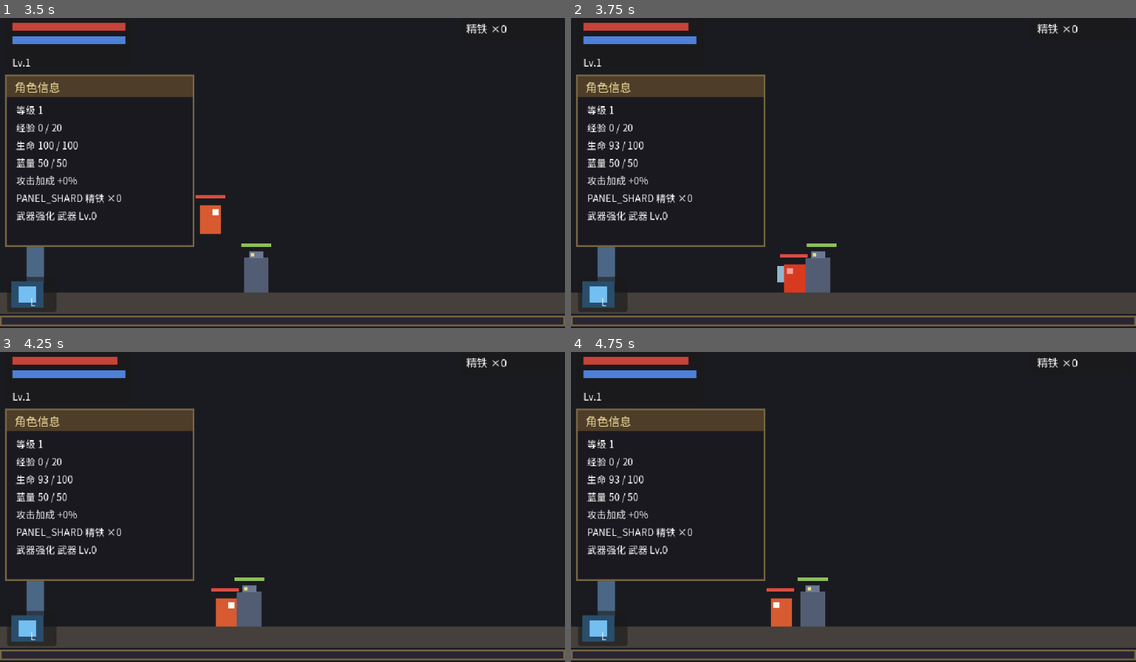
Above: before the commit, frames 1-4 (two rows, left to right).
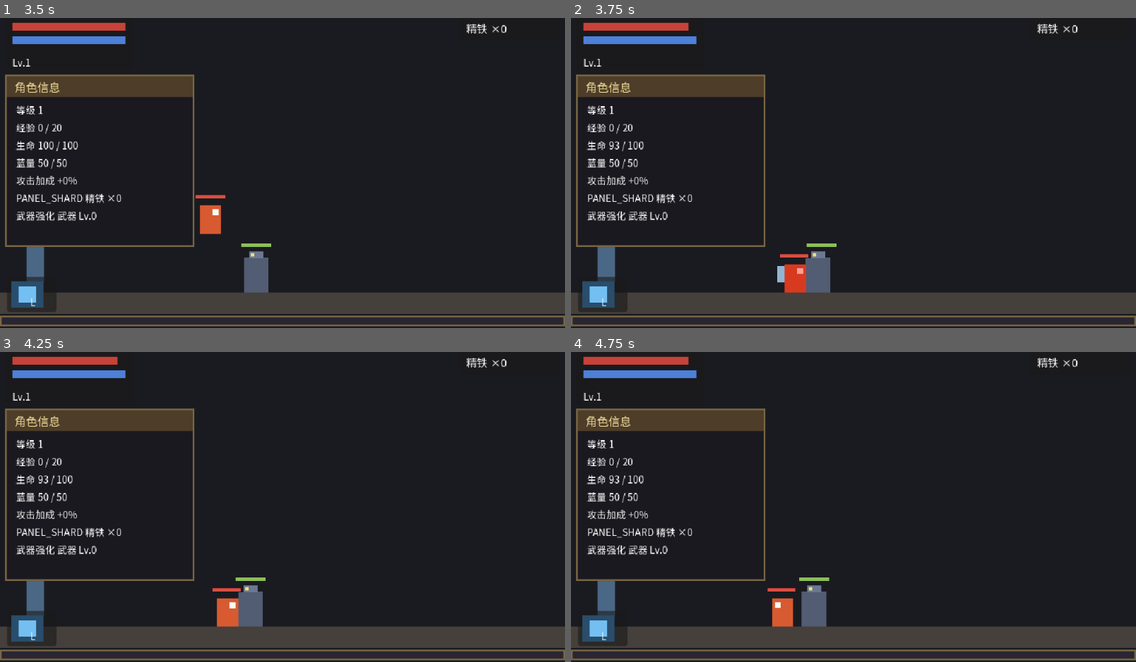
Above: after the commit, the same moments.

Repository: aachean/bailian
Game: Godot game, scene res://scenes/stages/level_1.tscn
The game is run twice, just before and just after one commit, with the same random seed, the same clock (stepped at 60 frames per second) and the same inputs. This scene is started directly instead of the project's main scene.
Inputs (mouse positions are in pixels of both pictures, inside the frame that each line leads up to):
- Up to frame 1 (3.5 s): move the mouse to (406, 154) at 0.52 s; hold D (move_right) 0.53-2.03 s; tap J (attack) at 0.6, 1.35, 2.3, 3.05 s; click (406, 154) at 0.67 s; tap Space (jump) at 0.77, 1.52, 3.02 s; move the mouse to (169, 185) at 1.27 s; move the mouse to (339, 98) at 2.02 s; hold A (move_left) 2.03-2.78 s; tap K (dodge) at 2.1 s; move the mouse to (254, 231) at 2.77 s; hold D (move_right) from 2.78 s (still down); tap C (panel) at 2.85 s; click (254, 231) at 2.92 s
- Up to frame 2 (3.75 s): keep holding D (move_right); move the mouse to (1023, 216) at 3.52 s; tap J (attack) at 3.6 s
- Up to frame 3 (4.25 s): keep holding D (move_right); tap Space (jump) at 3.77 s
- Up to frame 4 (4.75 s): move the mouse to (684, 457) at 4.27 s; release D (move_right) at 4.28 s; hold A (move_left) from 4.28 s (still down); tap J (attack) at 4.35 s; tap Space (jump) at 4.52 s

Frame 1 is identical in both runs. In frame 2, less than 0.1% of the frame differs, in the area x 37-43%, y 76-89%; in frame 3, 0.1%; in frame 4, 0.2%, in the area x 34-46%, y 72-89%.

Commit message:
fix(combat): 挨打转向 + 打断确认 + 掷矛手射速设防
用户实测：被打时人物朝向翻到反方向（背对敌人）；远程怪射速快、
被命中一次就再也无法正常反打。

- 朝向根因：_update_facing 每帧按速度翻朝向，击退速度指向远离攻击者
  的一侧 → 挨打后背对敌人。修：受击瞬间 _facing 转向攻击者
  （造梦西游式：挨打后面向打你的人准备还手），HURT/DEAD 期间锁定
  朝向不随速度翻转；击退衰减加速到硬直内走完，回 FREE 后不残留翻转
- 掷矛手射速根因：_aim 不检查冷却，扔完下一帧又 AIM，实际 0.5 秒
  一支矛、冷却字段形同虚设。修：冷却没好不进瞄准（在巡逻里踱步）；
  数值同步调整：冷却 90→150 帧、蓄力 22→30 帧、矛速 260→240
- 打断确认：出招中挨打 → 硬直、按键无效（造梦西游式），已有行为
  补上 #14 断言钉死
- test_m4 扩到 15 条：#13 朝向锁定、#14 打断、#15 射速节奏
  （两矛间隔 ≥140 帧）
- 教训复现：同一文件并行 Edit 互相覆盖再次发生（player.gd 三处只
  落盘一处、spearman.gd 两处只落盘一处）——本次改回串行后全绿

Diff:
--- a/data/enemies/spearman.tres
+++ b/data/enemies/spearman.tres
@@ -15,10 +15,10 @@
 aggro_range = 220.0
 deaggro_range = 320.0
 attack_range = 40.0
-attack_cooldown_frames = 90
+attack_cooldown_frames = 150
 exp_reward = 12
 drop_shards = 2
 attack_skill = null
-projectile_speed = 260.0
+projectile_speed = 240.0
 projectile_damage = 7
 projectile_life = 1.6
--- a/scripts/characters/player.gd
+++ b/scripts/characters/player.gd
@@ -325,7 +325,8 @@
 func _hurt_process(delta: float) -> void:
 	_apply_gravity(delta)
 	_state_frame += 1
-	velocity.x = move_toward(velocity.x, 0.0, max_speed * 3.0 * delta)
+	# 击退衰减要在硬直内走完：否则回到 FREE 后残余速度会把朝向又翻过去
+	velocity.x = move_toward(velocity.x, 0.0, max_speed * 6.0 * delta)
 	if _state_frame >= hurt_stun_frames:
 		_end_action()
 
@@ -424,6 +425,12 @@
 
 
 func _update_facing() -> void:
+	# HURT / DEAD 期间朝向锁定。击退的速度指向「远离攻击者」的一侧，
+	# 如果照常按速度翻朝向，挨打后会变成背对敌人 —— 反打方向全反（用户实测）。
+	# 造梦西游的规则：挨打后面向打你的人，正好准备还手。
+	if state == State.HURT or state == State.DEAD:
+		_visuals.scale.x = float(_facing)
+		return
 	# 只在真正有横向速度时更新朝向。
 	# 这样"停下来"的那一刻会保留上一次的朝向，而不是弹回默认的右侧。
 	if not is_zero_approx(velocity.x):
@@ -626,6 +633,8 @@
 	_state_frame = 0
 	var sign_dir := 1 if dir > 0 else (-1 if dir < 0 else -_facing)
 	velocity.x = hurt_knockback * float(sign_dir)
+	# 面朝打你的人（不是背对他）：击退往反方向推，但脸要转回来准备还手
+	_facing = -sign_dir
 	_hurt_flash = 1.0
 
 
--- a/scripts/enemies/spearman.gd
+++ b/scripts/enemies/spearman.gd
@@ -18,7 +18,7 @@
 const RECOIL_KICK := 420.0
 
 ## 蓄力帧数：从面向玩家到矛出手。玩家靠这几帧反应
-const AIM_FRAMES := 22
+const AIM_FRAMES := 30
 
 @export_group("数值")
 @export var data: EnemyData
@@ -118,7 +118,9 @@
 
 func _patrol() -> void:
 	var player := _player()
-	if player != null and _dist(player) <= data.aggro_range:
+	# 冷却没好不许进瞄准 —— 不设防的话扔完下一帧又 AIM，
+	# 实际射速 = 蓄力 30 帧（0.5 秒一支矛），冷却字段完全失效（用户实测「射速快」）
+	if player != null and _dist(player) <= data.aggro_range and _cooldown <= 0:
 		_enter(State.AIM)
 		return
 	var lo := _home_x - data.patrol_range * 0.5
--- a/tests/test_m4.gd
+++ b/tests/test_m4.gd
@@ -39,6 +39,9 @@
 	await _t10_level_up_feedback()
 	await _t11_exp_bar_moves_on_kill()
 	await _t12_pause_menu_saves()
+	await _t13_face_attacker_on_hit()
+	await _t14_hit_interrupts_attack()
+	await _t15_spearman_fire_rate()
 
 	print("")
 	print("═══ %d 通过 ／ %d 失败 ═══" % [_pass, _fail])
@@ -333,3 +336,75 @@
 			str(opened), str(saved_ok),
 			str(saved_player.get("hp")), str(saved_player.get("x")), str(closed)])
 	get_tree().paused = false          # 测试安全网：绝不能带着暂停退出
+
+
+## 挨打后面朝攻击者 —— 不再背对敌人。击退把人往反方向推，
+## 朝向却必须转回来（造梦西游式），否则反打方向全反（用户实测）
+func _t13_face_attacker_on_hit() -> void:
+	await _place(320.0)
+	_press("move_right")
+	await _pframes(3)
+	_release("move_right")
+	await _pframes(2)
+	var f0: int = _player.get("_facing")
+	# 从右侧被打：攻击方向向左（dir=-1）→ 击退向左、脸转向右
+	_player.get_node("Health").take_damage(5, Vector2.ZERO, false, -1)
+	await _pframes(2)
+	var hurt: bool = int(_player.state) == 3
+	var f1: int = _player.get("_facing")
+	await _pframes(10)                 # 击退还在滑行，朝向必须锁定
+	var f2: int = _player.get("_facing")
+	_check("13", "挨打后面朝攻击者，击退滑行中朝向锁定",
+		hurt and f0 == 1 and f1 == 1 and f2 == 1,
+		"初始 %d → 受击 %d → 滑行 %d（攻击者在右，应为 1）　硬直=%s" % [
+			f0, f1, f2, str(hurt)])
+	await _pframes(20)
+
+
+## 挨打必须打断普攻（造梦西游式）：出招中挨打 → 硬直、按键无效
+func _t14_hit_interrupts_attack() -> void:
+	await _place(320.0)
+	var h: Health = _player.get_node("Health")
+	h.restore(h.max_hp)
+	_press("attack")
+	await _pframes(3)
+	_release("attack")
+	var attacking: bool = int(_player.state) == 1
+	h.take_damage(5, Vector2.ZERO, false, 1)
+	await _pframes(2)
+	var hurt: bool = int(_player.state) == 3
+	var a0: int = _player.attacks_started
+	_press("attack")
+	await _pframes(3)
+	_release("attack")
+	var no_attack: bool = _player.attacks_started == a0
+	_check("14", "出招中挨打会被打断进硬直，硬直里按 J 无效",
+		attacking and hurt and no_attack,
+		"出招中=%s　被击进硬直=%s　硬直里没出招=%s" % [
+			str(attacking), str(hurt), str(no_attack)])
+	await _pframes(20)
+
+
+## 掷矛手射速受冷却约束：修前冷却字段失效，实际 0.37 秒一支矛
+func _t15_spearman_fire_rate() -> void:
+	await _place(320.0)
+	var spear := (load("res://scenes/enemies/spearman.tscn") as PackedScene).instantiate()
+	_room.add_child(spear)
+	spear.global_position = Vector2(160.0, 288.0)
+	spear.ai_enabled = true
+	await _pframes(2)
+	var t1 := -1
+	var t2 := -1
+	for i in 700:
+		await get_tree().physics_frame
+		if t1 < 0 and int(spear.throws_started) >= 1:
+			t1 = i
+		if t2 < 0 and int(spear.throws_started) >= 2:
+			t2 = i
+			break
+	var gap: int = (t2 - t1) if (t1 >= 0 and t2 >= 0) else -1
+	spear.queue_free()
+	await _pframes(2)
+	_check("15", "掷矛手射速有节奏：两支矛间隔 ≥ 140 帧（冷却+蓄力 ≈ 3 秒）",
+		gap >= 140,
+		"第一支 f=%d　第二支 f=%d　间隔 %d 帧（期望 ≥140）" % [t1, t2, gap])
Not shown, added: tests/check_scenes.gd.uid
